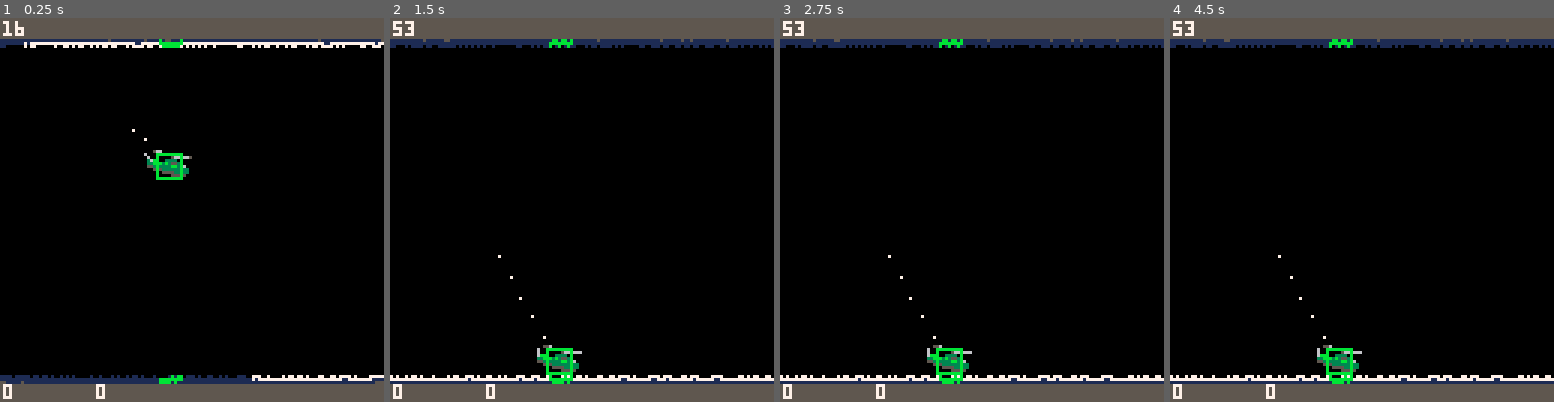
Above: before the commit, frames 1-4 (left to right).
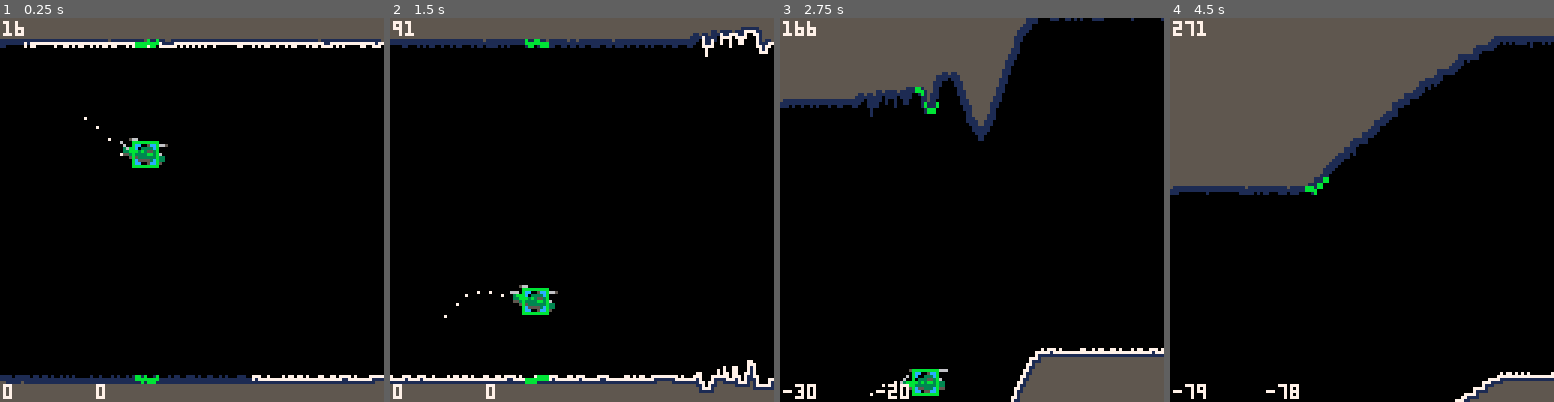
Above: after the commit, the same moments.

Repository: henrycatalinismith/pico8
Game: PICO-8 cartridge nosedive.p8
Two runs of this game, one before a commit and one after it. Both use one fixed random seed, a clock stepped at 60 frames per second and the inputs below.
Inputs:
- Up to frame 1 (0.25 s): no input
- Up to frame 2 (1.5 s): tap X (X key) at 0.33, 1.07 s
- Up to frame 3 (2.75 s): tap X (X key) at 1.85 s
- Up to frame 4 (4.5 s): tap X (X key) at 2.97, 4.08 s

The runs differ from the first frame. In frame 1, 1.5% of the frame differs, in the area x 21-50%, y 5-96%; in frame 2, 3.9%; in frame 3, 22%; in frame 4, 31%, in the area x 0-100%, y 0-100%.

Commit message:
collisions

Diff:
--- a/nosedive.p8
+++ b/nosedive.p8
@@ -70,7 +70,8 @@
 end
 
 function init_hitbox()
-  hitbox_box = box(helicopter_position + xy(8, 0), xy(8, 8))
+  hitbox_offset = xy(-4, -4)
+  hitbox_box = box(helicopter_position + hitbox_offset, xy(8, 8))
 end
 
 function init_rotor()
@@ -149,7 +150,7 @@
   collision_point = nil
 
   for i = 1, hitbox_box.size.x do
-    local j = hitbox_box.position.x - camera_position.x + i
+    local j = hitbox_box.position.x - camera_position.x + (hitbox_box.size.x - i)
 
     local roof = cave_roof[j]
     if hitbox_box:contains(roof) then
@@ -166,8 +167,34 @@
 
   if collision_point ~= nil then
     printh("boom")
-    _update = nil
-    _draw = nil
+
+    camera(camera_position.x, camera_position.y)
+    line(
+      helicopter_position.x,
+      helicopter_position.y,
+      collision_point.x,
+      collision_point.y,
+      8
+    )
+
+    local dx = collision_point.x - helicopter_position.x
+    local dy = -(collision_point.y - helicopter_position.y)
+    local angle = atan2(dx, dy)
+
+    printh(helicopter_position:angle(collision_point))
+
+    local p = xy(
+      helicopter_position.x + 8 * cos(angle),
+      helicopter_position.y - 8 * sin(angle)
+    )
+
+    circ(p.x, p.y, 2, 8)
+
+    if collision_point:below(helicopter_position) then
+      helicopter_velocity.y = -2
+    else
+      helicopter_velocity.y = 2
+    end
   end
 end
 
@@ -186,8 +213,7 @@
 end
 
 function update_hitbox()
-  hitbox_box:move(helicopter_position + xy(4, 0))
-
+  hitbox_box:move(helicopter_position + hitbox_offset)
 end
 
 function update_rotor()
@@ -218,7 +244,7 @@
       puff_radius = 1
     end
     add(smoke_puffs, {
-      position = helicopter_position + xy(8, 4),
+      position = helicopter_position - xy(8, 0),
       velocity = helicopter_velocity,
       radius = puff_radius,
       age = 0,
@@ -322,8 +348,8 @@
     0,
     16,
     8,
-    helicopter_position.x,
-    helicopter_position.y
+    helicopter_position.x - 8,
+    helicopter_position.y - 4
   )
 
   sspr(
@@ -331,16 +357,23 @@
     8 + loop(clock_frame, 32, 8) * 3,
     13,
     3,
-    helicopter_position.x + 3,
-    helicopter_position.y - 1
+    helicopter_position.x - 5,
+    helicopter_position.y - 5
   )
 
   sspr(
     helicopter_sprite_x,
     8 + loop(clock_frame, 8, 8) * 3,
     3, 3,
+    helicopter_position.x - 8,
+    helicopter_position.y + tail_y_offset - 4
+  )
+
+  circ(
     helicopter_position.x,
-    helicopter_position.y + tail_y_offset
+    helicopter_position.y,
+    4,
+    12
   )
 end
 
@@ -413,6 +446,10 @@
       return xy(p1.x + p2.x, p1.y + p2.y)
     end,
 
+    __sub = function(p1, p2)
+      return xy(p1.x - p2.x, p1.y - p2.y)
+    end,
+
     __lt = function(p1, p2)
       return p1.x < p2.x and p1.y < p2.y
     end,
@@ -421,6 +458,18 @@
       return p1.x > p2.x and p1.y > p2.y
     end,
   })
+
+  function p:angle(p2)
+    return atan2(p2.x - self.x, -(p2.y - self.y))
+  end
+
+  function p:above(p2)
+    return self.y < p2.y
+  end
+
+  function p:below(p2)
+    return self.y > p2.y
+  end
 
   return p
 end
Not shown, changed: the sound effects (__sfx__) section of nosedive.p8
